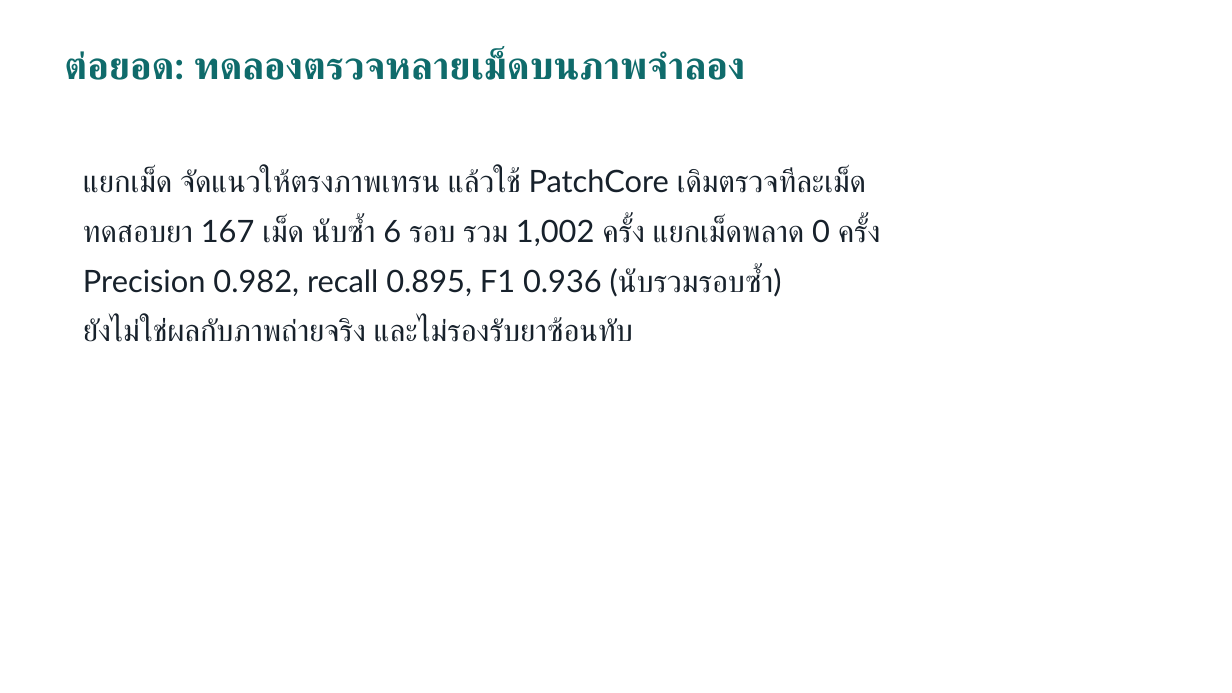
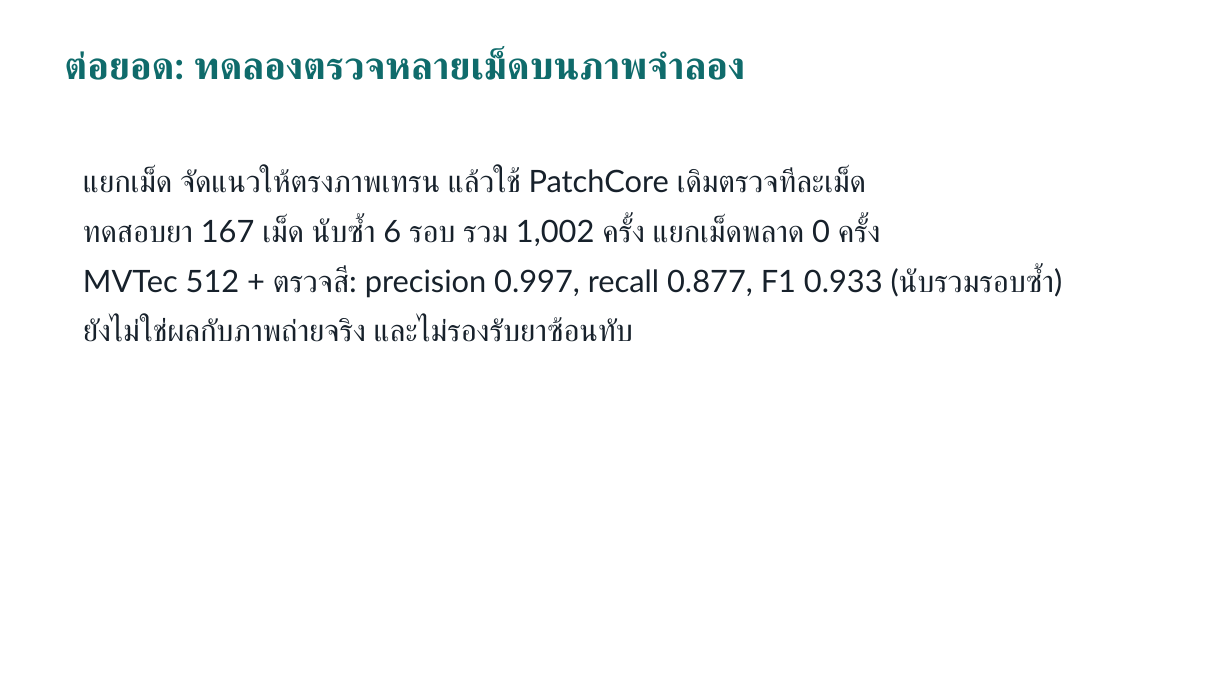
Before and after one commit to BoonyasakR/project-ai-pill, a slide deck: slide 9 of docs/AI_Pill_Anomaly_Detection_Slides.pptx. Drawn at 1232x693 pixels with LibreOffice and Linux fonts; fonts in the diff are those of the drawing. Boxes give left, top, right and bottom in pixels: in the first picture for what was removed or moved away, otherwise in the second. Text is boxed around its words. In the diff, an @@ line names an element or a change of style, - is before the commit and + after.

```diff
--- a/docs/AI_Pill_Anomaly_Detection_Slides.pptx
+++ b/docs/AI_Pill_Anomaly_Detection_Slides.pptx
@@ text at <box>83,267,1062,298</box>: text changed @@
-Precision 0.982, recall 0.895, F1 0.936 (นับรวมรอบซ้ำ)
+MVTec 512 + ตรวจสี: precision 0.997, recall 0.877, F1 0.933 (นับรวมรอบซ้ำ)
```
Also in this commit, not shown: 2 other slides changed, 2 slides added, 6 other files.
